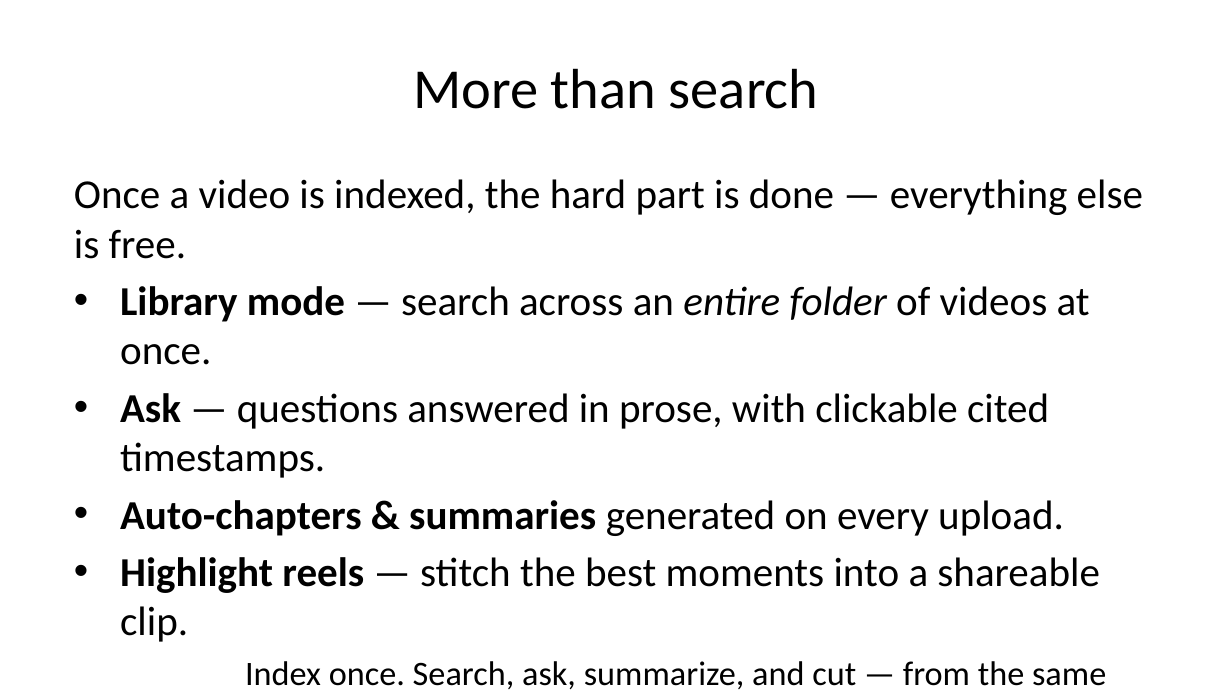
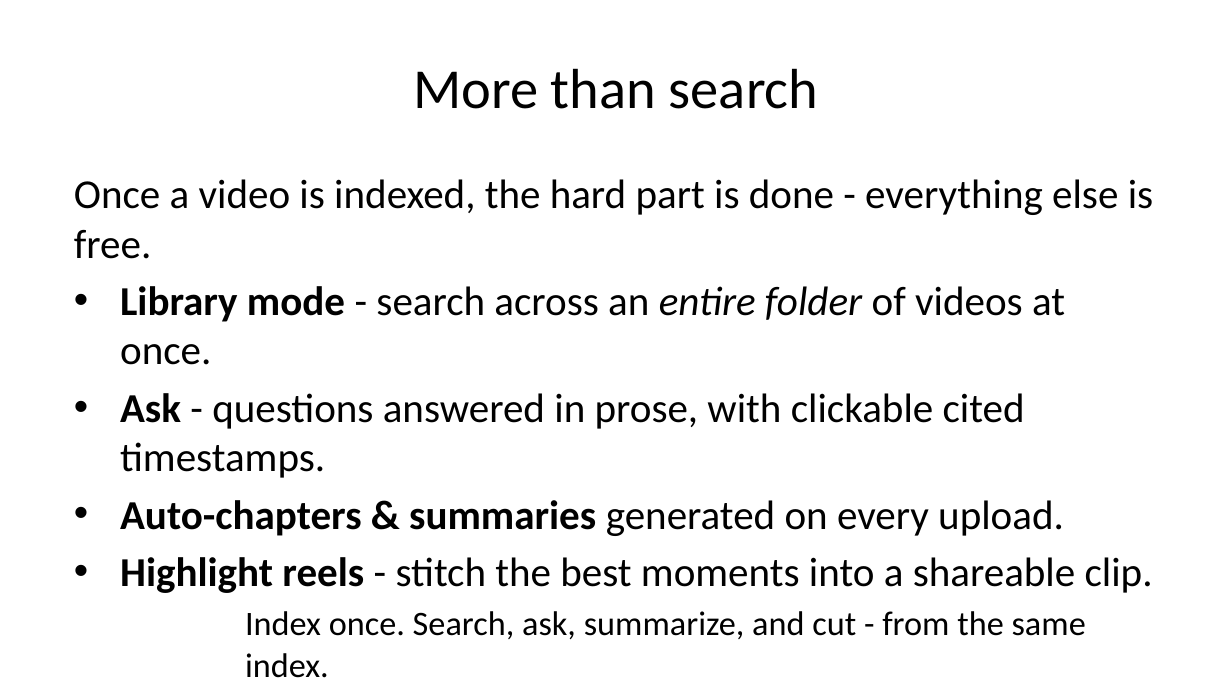
Before and after one commit to ernest-opara/scrubless, a slide deck: slide 6 of docs/PITCH-editable.pptx. Drawn at 1232x693 pixels with LibreOffice and Linux fonts; fonts in the diff are those of the drawing. Boxes give left, top, right and bottom in pixels: in the first picture for what was removed or moved away, otherwise in the second. Text is boxed around its words. In the diff, an @@ line names an element or a change of style, - is before the commit and + after.

```diff
--- a/docs/PITCH-editable.pptx
+++ b/docs/PITCH-editable.pptx
@@ text at bbox=[74, 179, 1153, 478]: text changed @@
-Once a video is indexed, the hard part is done — everything else is free.
-• Library mode — search across an entire folder of videos at once.
-• Ask — questions answered in prose, with clickable cited timestamps.
+Once a video is indexed, the hard part is done - everything else is free.
+• Library mode - search across an entire folder of videos at once.
+• Ask - questions answered in prose, with clickable cited timestamps.
@@ text at bbox=[120, 557, 1153, 678]: text changed @@
-• Highlight reels — stitch the best moments into a shareable clip.
-Index once. Search, ask, summarize, and cut — from the same index.
+• Highlight reels - stitch the best moments into a shareable clip.
+Index once. Search, ask, summarize, and cut - from the same index.
```
Also in this commit, not shown: 11 other slides changed, 12 other files.
